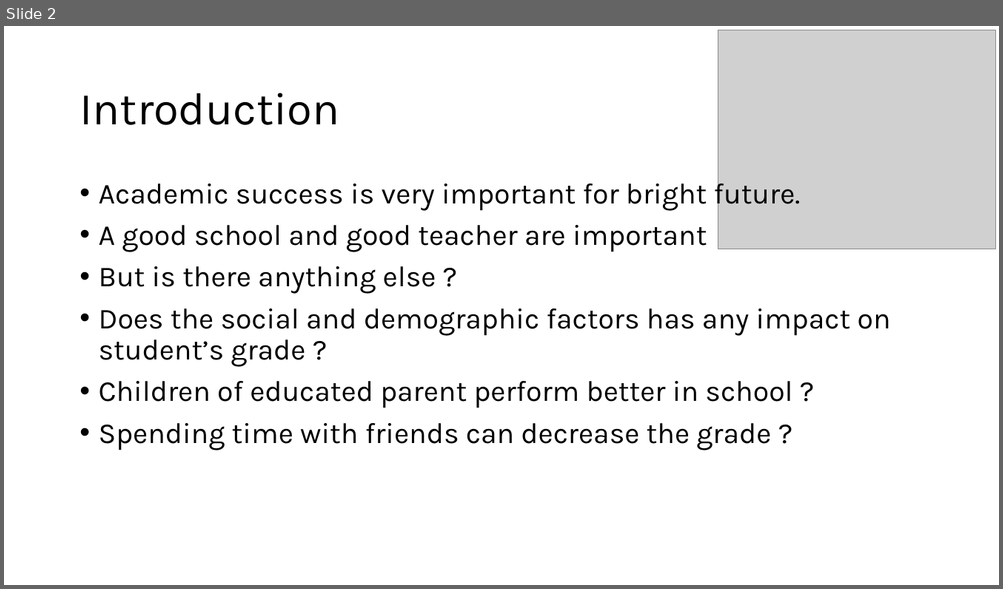
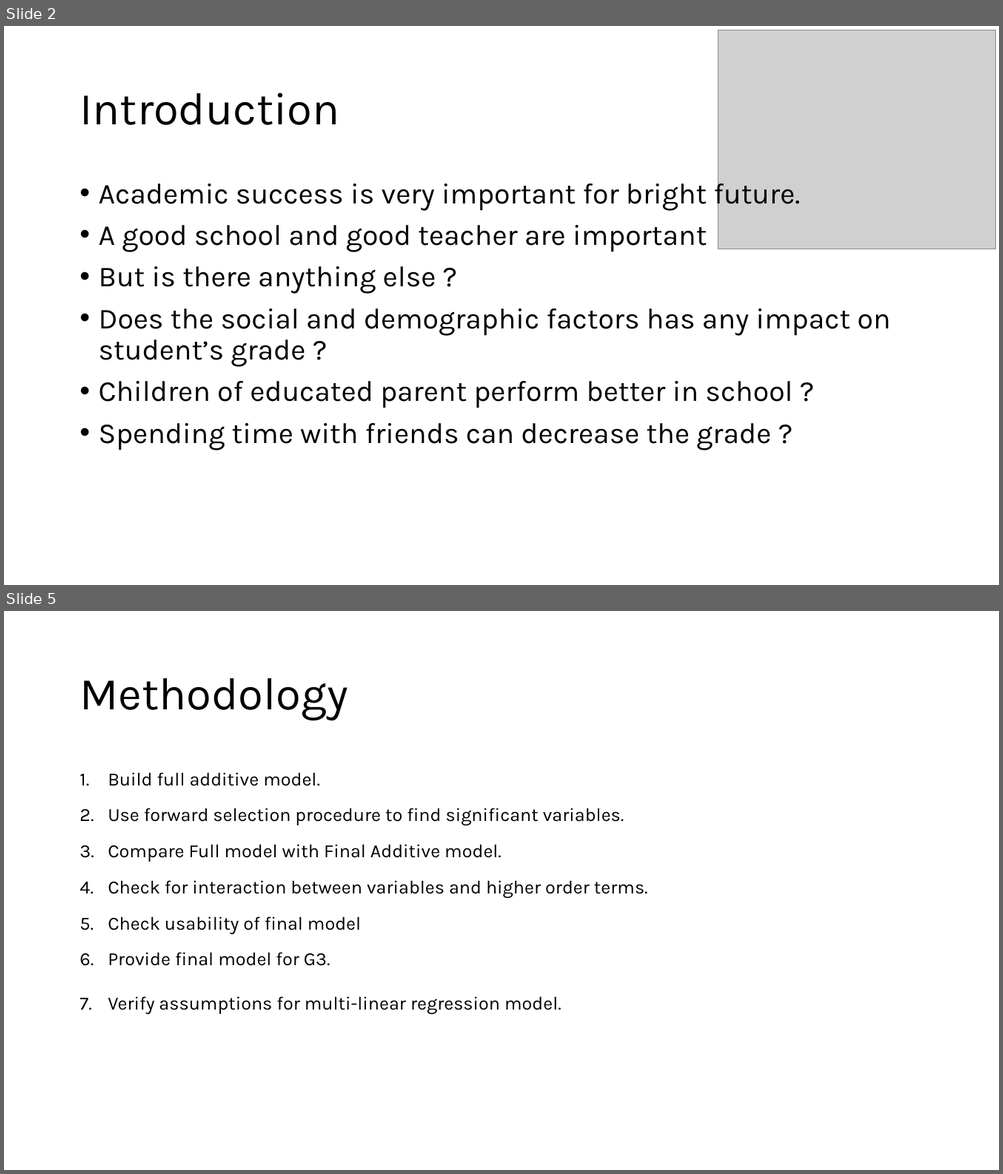
Before and after one commit to prs-sharma9/DATA-603_PROJECT, a slide deck: Final_Presentation.pptx. Shown one above the other, each under a label of ours: slide 2 before the commit, slides 2 and 5 after it; the slides between them are not shown. The pictures are 1003x589 and 1003x1174 pixels, drawn with LibreOffice and Linux fonts; fonts in the diff are those of the drawing; grey boxes stand for pictures. Boxes give left, top, right and bottom in pixels: in the first picture for what was removed or moved away, otherwise in the second. Text is boxed around its words. In the diff, an @@ line names an element or a change of style, - is before the commit and + after.

```diff
--- a/Final_Presentation.pptx
+++ b/Final_Presentation.pptx
@@ slide 5 added at [4, 611, 999, 1170], background #FFFFFF @@
@@ title added at [79, 678, 348, 721], 44 pt, text #000000 @@
+Methodology
@@ text added at [108, 772, 648, 1015], 18 pt, text #000000 @@
+1. Build full additive model.
+2. Use forward selection procedure to find significant variables.
+3. Compare Full model with Final Additive model.
+4. Check for interaction between variables and higher order terms.
+5. Check usability of final model
+6. Provide final model for G3.
+7. Verify assumptions for multi-linear regression model.
```
Also in this commit, not shown: 1 slide changed, 8 other slides added, 1 other file.
